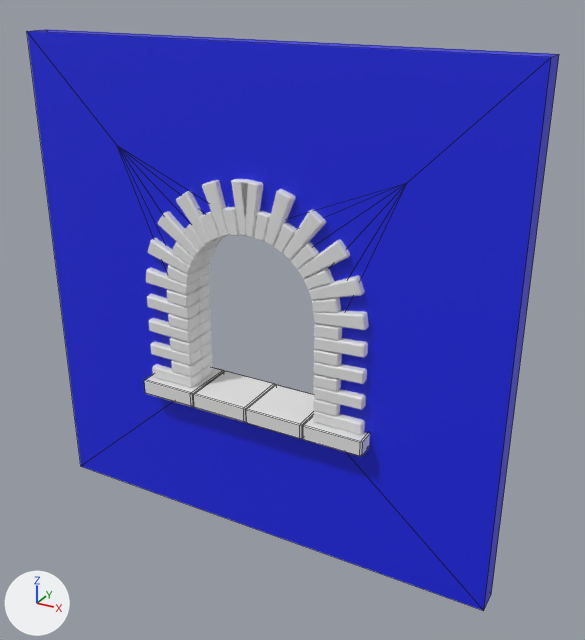
Before and after pictures for a commit that changed the Blender file Blacksmith Forge/Files/windows_v001.blend.
Camera for both pictures: a 50 mm camera at (7.55, -12.38, 11.19) aimed at (0.59, 0.26, 4.87). Lighting does not change. The marker at lower left points along +X, +Y and +Z. Mesh edges are drawn as thin lines on the coarser meshes.

Objects in the first picture: 'Arch Bricks', 'Sill.001', 'Wall'.
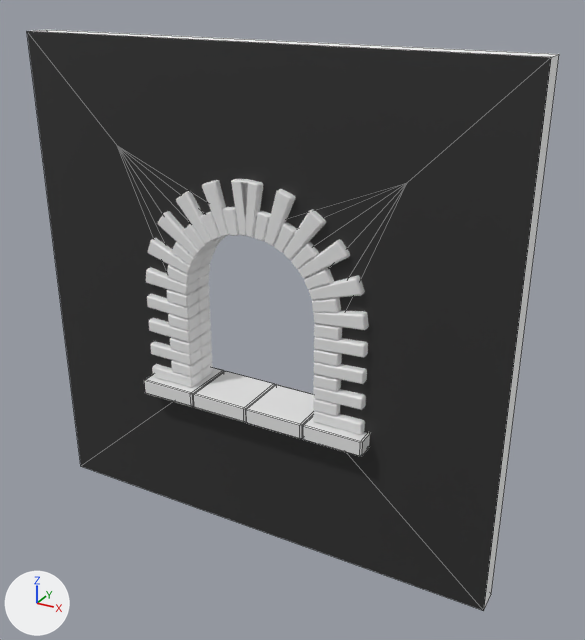
The newer file is also turned or shifted as a whole; pictures and numbers use the older file's frame.

The change, as a list of edits to the scene's bpy script:
```text
Add mat_in:
    mat_in = principled_material('In')
    mat_in.base_color = (1.0, 1.0, 1.0)  # white #ffffff
Add mat_black:
    mat_black = principled_material('Black')
    mat_black.base_color = (0.0277, 0.0277, 0.0277)  # black #2e2e2e
Change me_cube_009:
    where me_cube_009.from_pydata(...)  # 40 vertices, 46 faces; spans x 0.0..2.0, y -2.0..0.0, z 0.0..2.0
    used by ob_wall; location = (-5.0, -0.25, 0.0); rotation_euler = (0.0, 0.0, 1.571), in degrees (0, 0, 90); scale = (0.25, 5.0, 5.0)
    me_cube_009 part 1: all 32 faces centred in x 1.0..2.0, y -2.0..0.0, z 0.0..2.0 switch from mat_window_wall_001 (blue #1a25e7) to mat_in (white #ffffff)
    me_cube_009 part 2: all 14 faces centred in x 0.0, y -1.66..-0.34, z 0.29..1.65 switch from mat_window_wall_001 (blue #1a25e7) to mat_black (black #2e2e2e)
```

What differs and where, as boxes [x1, y1, x2, y2] in the pictures (585 x 640 px):
part 1 of me_cube_009, recoloured (blue to white)
    both: [34, 29, 559, 609]
part 2 of me_cube_009, recoloured (blue to black)
    both: [27, 31, 551, 611]
